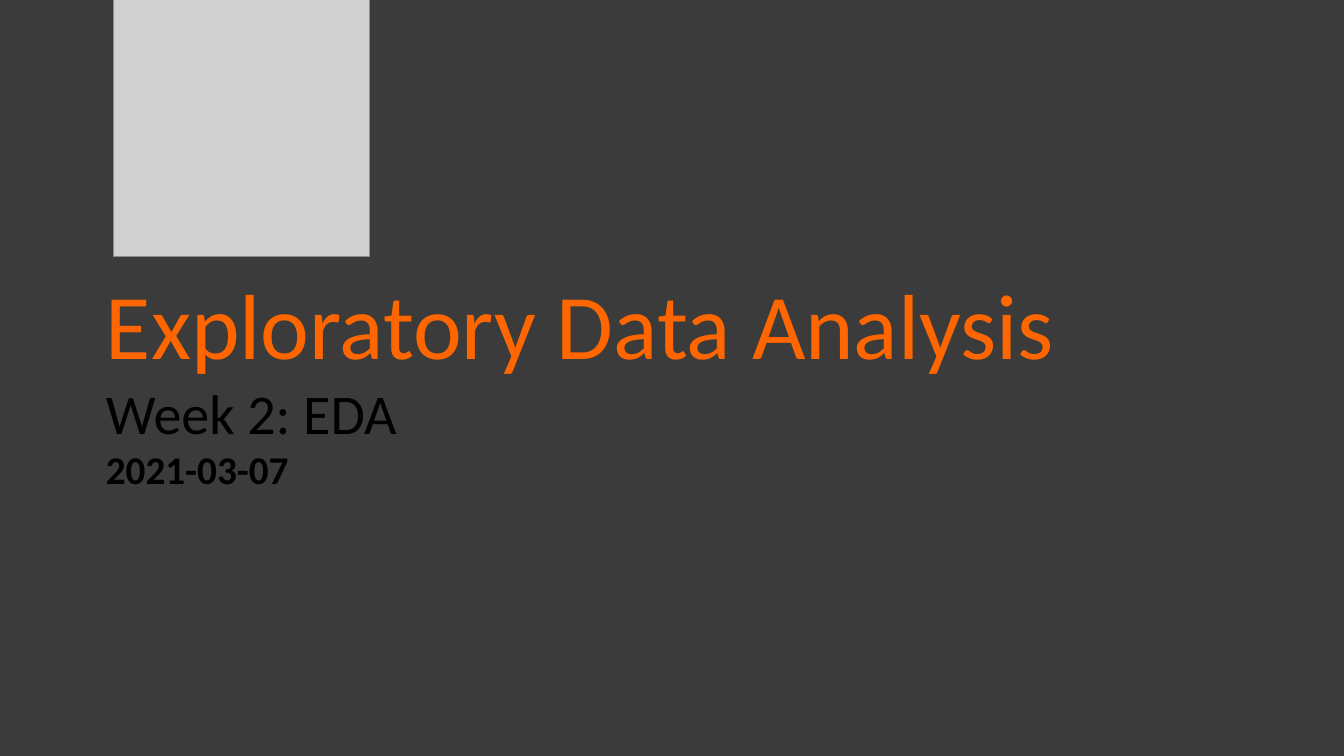
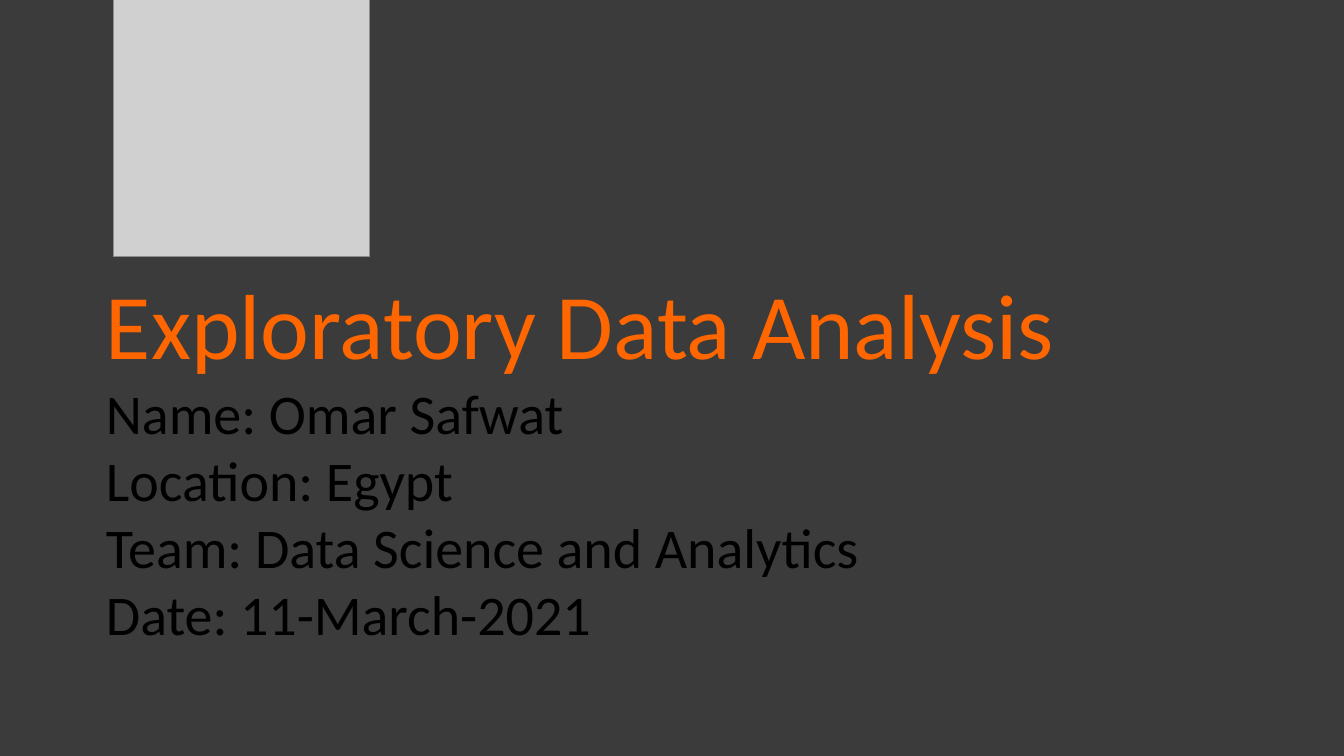
Before and after one commit to Omar-Safwat/DataGlacier, a slide deck: slide 1 of Week_2/OmarSafwat.pptx. Drawn at 1344x756 pixels with LibreOffice and Linux fonts; fonts in the diff are those of the drawing; grey boxes stand for pictures. Boxes give left, top, right and bottom in pixels: in the first picture for what was removed or moved away, otherwise in the second. Text is boxed around its words. In the diff, an @@ line names an element or a change of style, - is before the commit and + after.

```diff
--- a/Week_2/OmarSafwat.pptx
+++ b/Week_2/OmarSafwat.pptx
@@ text at box(106, 396, 859, 635): text changed; size 28 to 40 pt; bold off @@
-Week 2: EDA
-2021-03-07
+Name: Omar Safwat
+Location: Egypt
+Team: Data Science and Analytics
+Date: 11-March-2021
```
